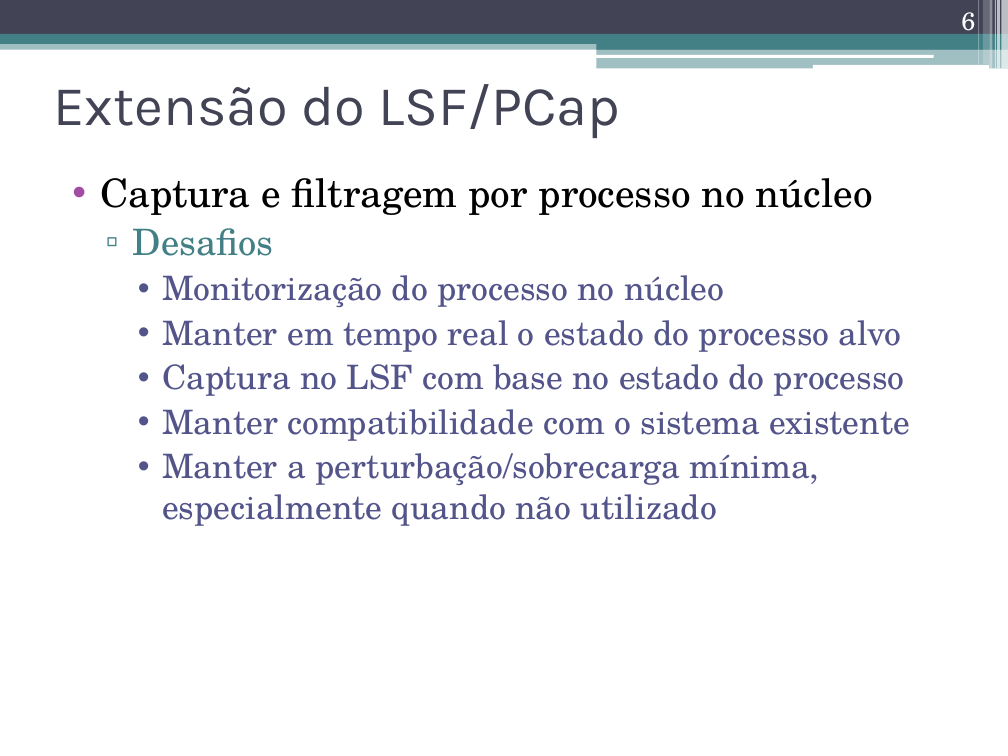
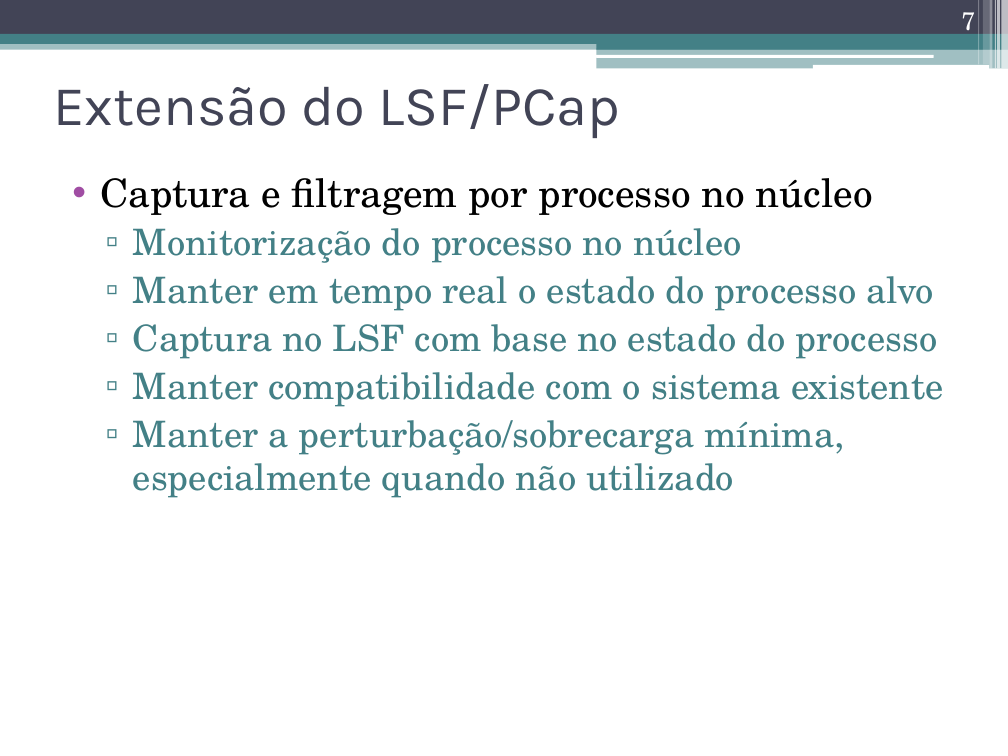
Before and after one commit to nunogmartins/cap_dissertation, a slide deck: slide 7 of doc/apresentacao_dissertacao.pptx (slide 6 before the commit). Drawn at 1008x756 pixels with LibreOffice and Linux fonts; fonts in the diff are those of the drawing. Boxes give left, top, right and bottom in pixels: in the first picture for what was removed or moved away, otherwise in the second. Text is boxed around its words. In the diff, an @@ line names an element or a change of style, - is before the commit and + after.

```diff
--- a/doc/apresentacao_dissertacao.pptx
+++ b/doc/apresentacao_dissertacao.pptx
@@ page number at bbox=[961, 12, 975, 38]: text changed @@
-6
+7
@@ text at bbox=[133, 228, 274, 256]: paragraph removed @@
-  ▫ Desafios
@@ text at bbox=[133, 228, 943, 498]: size 24 to 26 pt, text colour #53548A to #438086 in "Monitorização do processo no núcleo", "Manter em tempo real o estado do ...", "Captura no LSF com base no estado ...", "Manter compatibilidade com o sistema existente" and 1 more places; bullet • to ▫; list level 3 to 2 in "Monitorização do processo no núcleo"; bullet colour #53548A to #438086; list level 3 to 2 in "Manter em tempo real o ..."; list level 3 to 2 in "Captura no LSF com base ..."; list level 3 to 2 in "Manter compatibilidade com o sistema ..."; list level 3 to 2 in "Manter a perturbação/sobrecarga mínima, especialmente ..." @@
```
Also in this commit, not shown: 4 other slides changed, 1 slide added.
